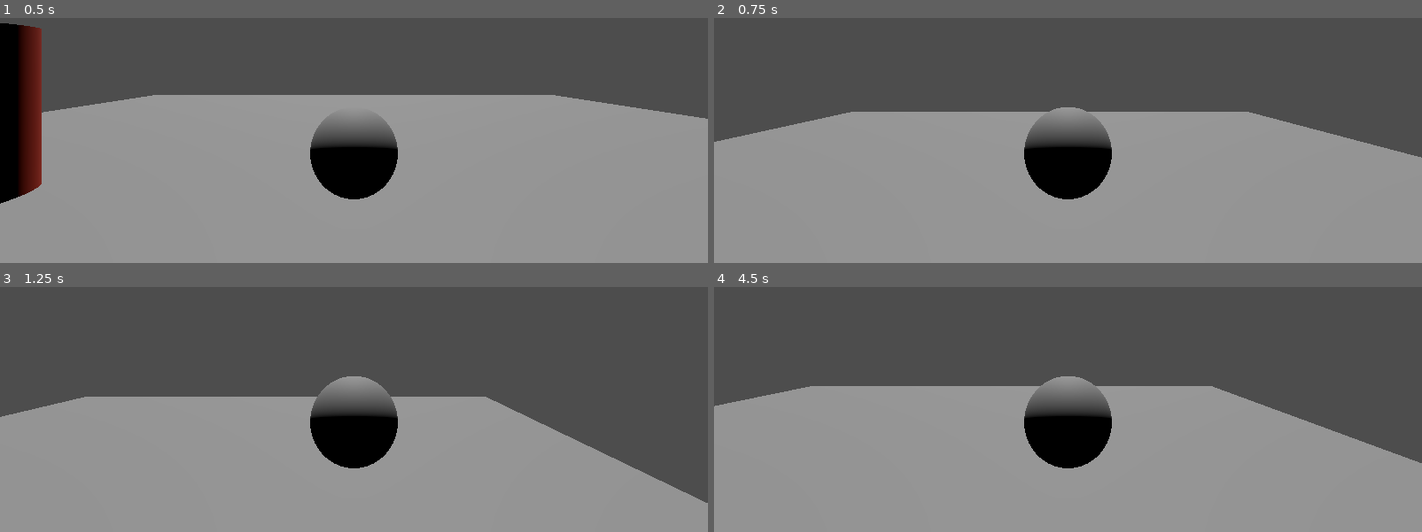
Above: before the commit, frames 1-4 (two rows, left to right).
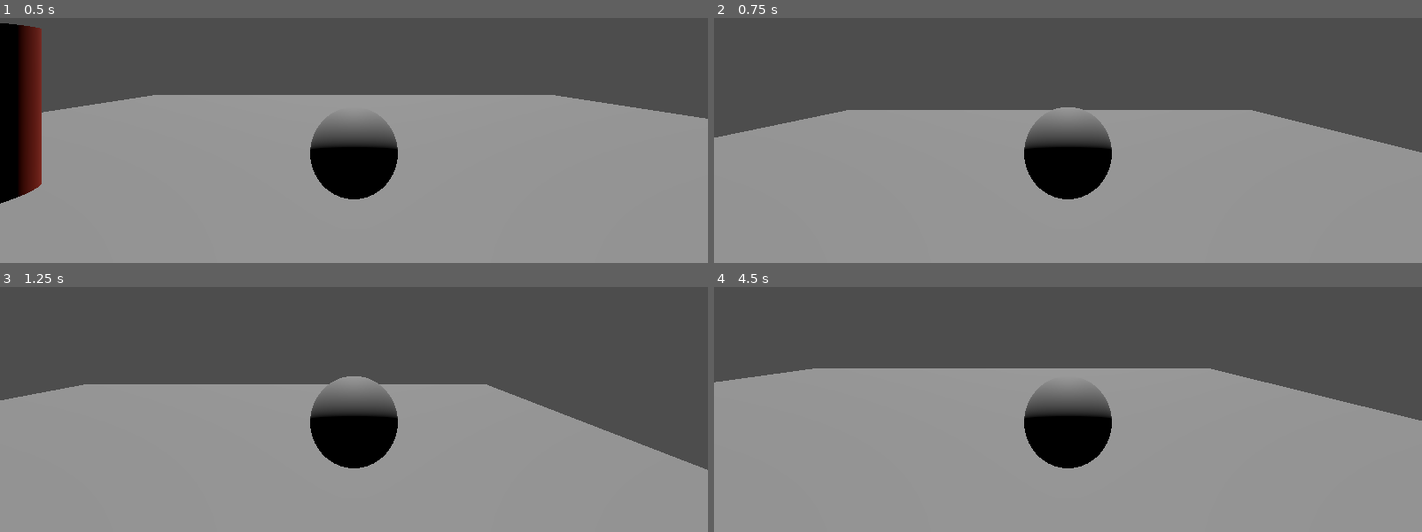
Above: after the commit, the same moments.

Repository: KantaiMishima/OSC_Hiroshima_2024_GameJam
Game: Godot game, scene res://node_3d.tscn
Two runs of this game, one before a commit and one after it. Both use one fixed random seed, a clock stepped at 60 frames per second and the inputs below.
Inputs:
- Up to frame 1 (0.5 s): no input
- Up to frame 2 (0.75 s): hold Right (right) from 0.53 s (still down); hold Space (space) from 0.53 s (still down)
- Up to frame 3 (1.25 s): keep holding Right (right); keep holding Space (space)
- Up to frame 4 (4.5 s): release Right (right) at 1.28 s; release Space (space) at 1.28 s; hold Down (down) 1.28-2.03 s; tap Space (space) at 1.35, 2.85, 4.35 s; hold Right (right) 2.03-2.78 s; hold Space (space) 2.03-2.78 s; hold W (up) 2.78-3.53 s; hold Space (space) 3.53-4.28 s; hold Left (left) from 3.53 s (still down)

Frame 1 is identical in both runs. In frame 2, 1.0% of the frame differs, in the area x 0-100%, y 37-58%; in frame 3, 6.1%; in frame 4, 8.6%, in the area x 0-100%, y 33-72%.

Commit message:
feat: 無限ジャンプ対策

Diff:
--- a/node_3d.tscn
+++ b/node_3d.tscn
@@ -6,13 +6,13 @@
 [ext_resource type="Script" path="res://game_over.gd" id="2_h7463"]
 [ext_resource type="Script" path="res://goal.gd" id="5_nyv8e"]
 
+[sub_resource type="SphereMesh" id="SphereMesh_yyavj"]
+
+[sub_resource type="SphereShape3D" id="SphereShape3D_eaa5i"]
+
 [sub_resource type="PlaneMesh" id="PlaneMesh_gr5yv"]
 
 [sub_resource type="BoxShape3D" id="BoxShape3D_oi52c"]
-
-[sub_resource type="SphereMesh" id="SphereMesh_yyavj"]
-
-[sub_resource type="SphereShape3D" id="SphereShape3D_eaa5i"]
 
 [sub_resource type="StandardMaterial3D" id="StandardMaterial3D_6p6ob"]
 albedo_color = Color(0.784314, 0.196078, 0.105882, 1)
@@ -21,72 +21,12 @@
 
 [node name="Node3D" type="Node3D"]
 
-[node name="Clear" type="Control" parent="."]
-layout_mode = 3
-anchors_preset = 15
-anchor_right = 1.0
-anchor_bottom = 1.0
-grow_horizontal = 2
-grow_vertical = 2
-script = ExtResource("1_g68qo")
-
-[node name="NextAction" type="RichTextLabel" parent="Clear"]
-layout_mode = 1
-anchors_preset = 8
-anchor_left = 0.5
-anchor_top = 0.5
-anchor_right = 0.5
-anchor_bottom = 0.5
-offset_left = -156.0
-offset_top = 55.0
-offset_right = 160.0
-offset_bottom = 165.0
-grow_horizontal = 2
-grow_vertical = 2
-size_flags_horizontal = 4
-size_flags_vertical = 4
-size_flags_stretch_ratio = 9.39
-theme_override_constants/outline_size = 4
-theme_override_font_sizes/normal_font_size = 40
-text = "Spaceで最初から"
-
-[node name="ClearMainText" type="RichTextLabel" parent="Clear"]
-layout_mode = 1
-anchors_preset = 8
-anchor_left = 0.5
-anchor_top = 0.5
-anchor_right = 0.5
-anchor_bottom = 0.5
-offset_left = -210.0
-offset_top = -233.0
-offset_right = 205.0
-offset_bottom = -14.0
-grow_horizontal = 2
-grow_vertical = 2
-size_flags_horizontal = 4
-size_flags_vertical = 4
-mouse_force_pass_scroll_events = false
-theme_override_constants/outline_size = 16
-theme_override_font_sizes/normal_font_size = 160
-text = "Clear"
-
-[node name="Floor" type="MeshInstance3D" parent="."]
-transform = Transform3D(10, 0, 0, 0, 10, 0, 0, 0, 10, 0, 0, 0)
-mesh = SubResource("PlaneMesh_gr5yv")
-
-[node name="StaticBody3D" type="StaticBody3D" parent="Floor"]
-
-[node name="CollisionShape3D" type="CollisionShape3D" parent="Floor/StaticBody3D"]
-transform = Transform3D(2, 0, 0, 0, 0.01, 0, 0, 0, 2, 0, 0, 0)
-shape = SubResource("BoxShape3D_oi52c")
-
-[node name="DirectionalLight3D" type="DirectionalLight3D" parent="."]
-transform = Transform3D(1, 0, 0, 0, -0.369747, 0.929133, 0, -0.929133, -0.369747, 0, 100, 0)
-
 [node name="Player" type="RigidBody3D" parent="."]
 axis_lock_angular_x = true
 axis_lock_angular_y = true
 axis_lock_angular_z = true
+contact_monitor = true
+max_contacts_reported = 8
 script = ExtResource("1_cn8jc")
 
 [node name="Mesh" type="MeshInstance3D" parent="Player"]
@@ -100,6 +40,19 @@
 
 [node name="Camera3D" type="Camera3D" parent="Player"]
 transform = Transform3D(1, 0, 0, 0, 1, 0, 0, 0, 1, 0, 2, 3)
+
+[node name="Floor" type="MeshInstance3D" parent="." groups=["Floor"]]
+transform = Transform3D(10, 0, 0, 0, 10, 0, 0, 0, 10, 0, 0, 0)
+mesh = SubResource("PlaneMesh_gr5yv")
+
+[node name="StaticBody3D" type="StaticBody3D" parent="Floor" groups=["Floor"]]
+
+[node name="CollisionShape3D" type="CollisionShape3D" parent="Floor/StaticBody3D" groups=["Floor"]]
+transform = Transform3D(2, 0, 0, 0, 0.01, 0, 0, 0, 2, 0, 0, 0)
+shape = SubResource("BoxShape3D_oi52c")
+
+[node name="DirectionalLight3D" type="DirectionalLight3D" parent="."]
+transform = Transform3D(1, 0, 0, 0, -0.369747, 0.929133, 0, -0.929133, -0.369747, 0, 100, 0)
 
 [node name="DeadLine" type="Area3D" parent="."]
 transform = Transform3D(100, 0, 0, 0, 0.1, 0, 0, 0, 100, 0, -1, 0)
@@ -169,5 +122,55 @@
 material_override = SubResource("StandardMaterial3D_6p6ob")
 mesh = SubResource("CylinderMesh_wudl6")
 
+[node name="Clear" type="Control" parent="."]
+layout_mode = 3
+anchors_preset = 15
+anchor_right = 1.0
+anchor_bottom = 1.0
+grow_horizontal = 2
+grow_vertical = 2
+script = ExtResource("1_g68qo")
+
+[node name="NextAction" type="RichTextLabel" parent="Clear"]
+layout_mode = 1
+anchors_preset = 8
+anchor_left = 0.5
+anchor_top = 0.5
+anchor_right = 0.5
+anchor_bottom = 0.5
+offset_left = -156.0
+offset_top = 55.0
+offset_right = 160.0
+offset_bottom = 165.0
+grow_horizontal = 2
+grow_vertical = 2
+size_flags_horizontal = 4
+size_flags_vertical = 4
+size_flags_stretch_ratio = 9.39
+theme_override_constants/outline_size = 4
+theme_override_font_sizes/normal_font_size = 40
+text = "Spaceで最初から"
+
+[node name="ClearMainText" type="RichTextLabel" parent="Clear"]
+layout_mode = 1
+anchors_preset = 8
+anchor_left = 0.5
+anchor_top = 0.5
+anchor_right = 0.5
+anchor_bottom = 0.5
+offset_left = -210.0
+offset_top = -233.0
+offset_right = 205.0
+offset_bottom = -14.0
+grow_horizontal = 2
+grow_vertical = 2
+size_flags_horizontal = 4
+size_flags_vertical = 4
+mouse_force_pass_scroll_events = false
+theme_override_constants/outline_size = 16
+theme_override_font_sizes/normal_font_size = 160
+text = "Clear"
+
+[connection signal="body_shape_entered" from="Player" to="Player" method="onEntered1"]
 [connection signal="body_entered" from="DeadLine" to="DeadLine" method="onEntered"]
 [connection signal="body_entered" from="Goal" to="Goal" method="onEntered"]
--- a/player.gd
+++ b/player.gd
@@ -1,7 +1,12 @@
 extends RigidBody3D
 
 @export var speed = 5
-@export var jump = 5
+@export var jumpPower = 5
+var initialJumpTimes = 1
+var remainingJumpTimes = initialJumpTimes
+
+func _ready():
+	remainingJumpTimes = initialJumpTimes
 
 func _physics_process(delta):
 	get_input()
@@ -11,7 +16,13 @@
 	linear_velocity.x = input_direction.x * speed
 	linear_velocity.z = input_direction.y * speed
 	var input_space = Input.is_action_pressed("space")
-	if (position.y < 0.1 && input_space):
-		linear_velocity.y = jump
-		pass
-	pass
+	if (remainingJumpTimes > 0 && input_space):
+		linear_velocity.y = jumpPower
+		remainingJumpTimes -= 1
+
+func initJumpTimes():
+	remainingJumpTimes = initialJumpTimes
+
+func onEntered1(body_rid:RID, body:Node, body_shape_index:int, local_shape_index:int):
+	if (body.is_in_group("Floor")):
+		initJumpTimes()
--- a/project.godot
+++ b/project.godot
@@ -14,6 +14,10 @@
 run/main_scene="res://node_3d.tscn"
 config/features=PackedStringArray("4.3", "Forward Plus")
 config/icon="res://icon.svg"
+
+[global_group]
+
+Floor="床です。床専用の処理をするためのタグになります"
 
 [input]
 
